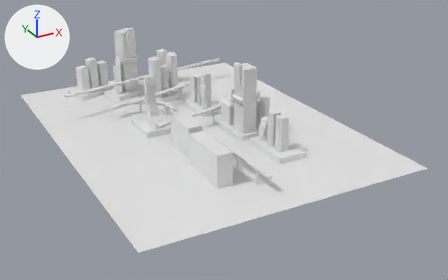
Two versions of the Blender file main.blend, one commit apart.
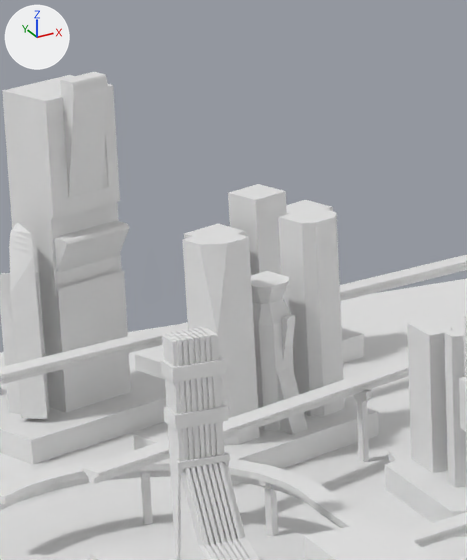
Each version is shown whole from a 50 mm camera at (-21.37, -43.8, 20.51) aimed at (1.66, -1.92, -0.42), then close up on the part from 25% to 45% of the width and 5% to 43% of the height. Arrows for +X, +Y and +Z are at upper left; the lights stay in place.

The first close-up shows 'Cubo.005', 'Cubo.020', 'Cubo.021', 'Cubo.022', 'Cubo.024', 'Cubo.028', 'Cubo.029', 'Cubo.031', 'Cubo.032', 'Cubo.034', 'Cubo.036', 'Cubo.046', 'Cubo.055', 'Piano.001'.
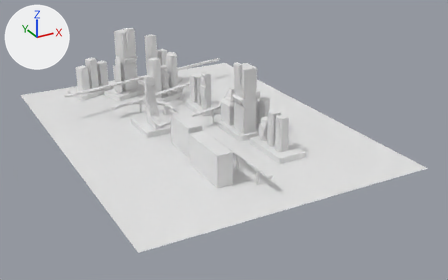
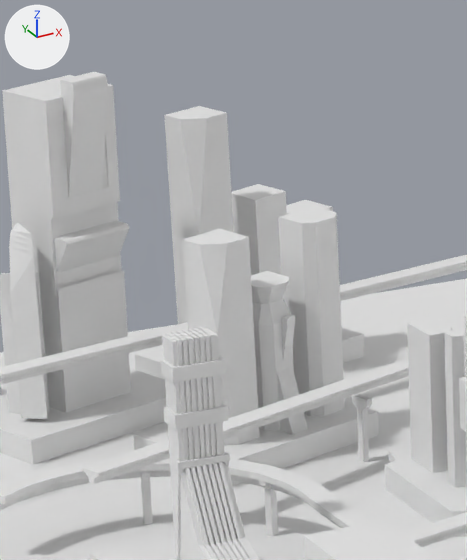
The edits, one by one:
Object 'Cubo.024' (ob_cubo_024) moves from (1.55, 12.42, 1.76) to (1.29, 12.39, 2.74).
Object 'Cubo.024' (ob_cubo_024) is rescaled from (0.384, 1.31, 0.428) to (0.384, 2.64, 0.428).
Object 'Cubo.046' (ob_cubo_046) moves from (2.03, 7.09, 1.35) to (2.03, 7.09, 1.21).

Where the change shows, as pixel boxes [x1, y1, x2, y2] in the close-ups (467 x 560 px):
'Cubo.024', moved, rescaled: before [184, 224, 246, 239]; after [164, 106, 234, 324]
'Cubo.046', moved: before [352, 389, 372, 462]; after [352, 394, 372, 462]
